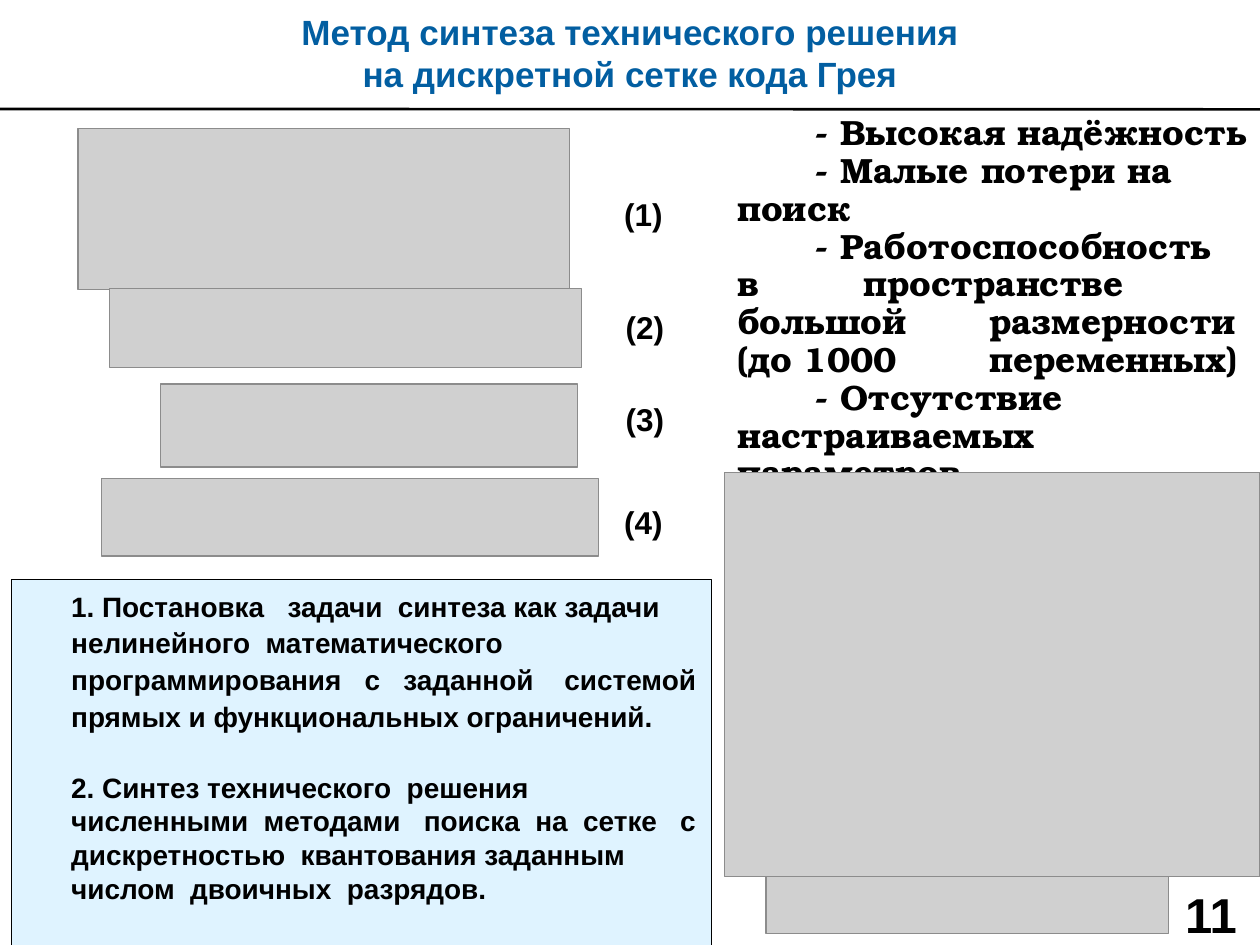
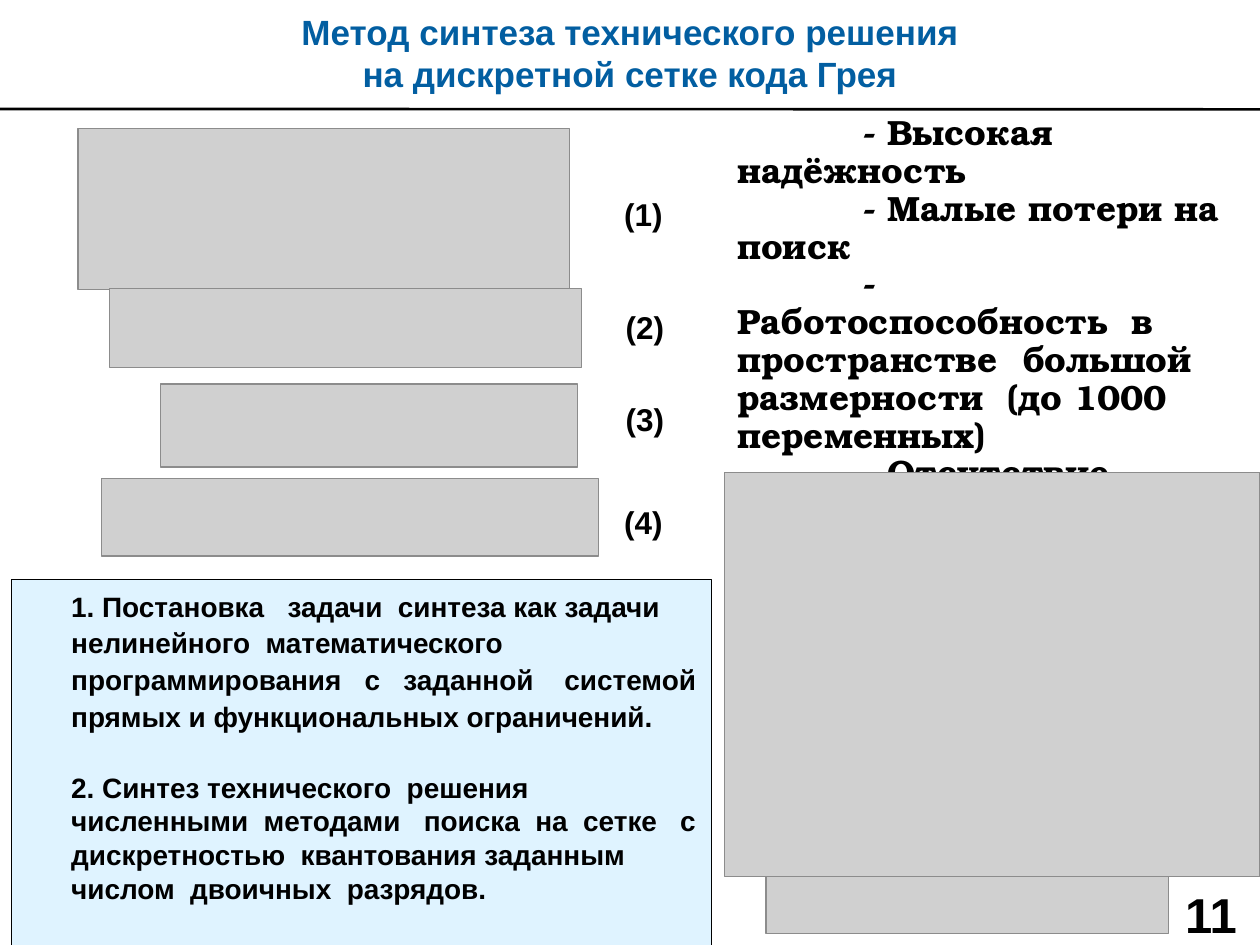
Before and after one commit to kit8nino/disser_ktn, a slide deck: slide 11 of Морозов_дисс_н_презентация.pptx. Drawn at 1260x945 pixels with LibreOffice and Linux fonts; fonts in the diff are those of the drawing; grey boxes stand for pictures. Boxes give left, top, right and bottom in pixels: in the first picture for what was removed or moved away, otherwise in the second. Text is boxed around its words. In the diff, an @@ line names an element or a change of style, - is before the commit and + after.

```diff
--- a/Морозов_дисс_н_презентация.pptx
+++ b/Морозов_дисс_н_презентация.pptx
@@ text "- Высокая надёжность" at (737,121,1219,473): indent changed @@
```
Also in this commit, not shown: 13 slides removed.
